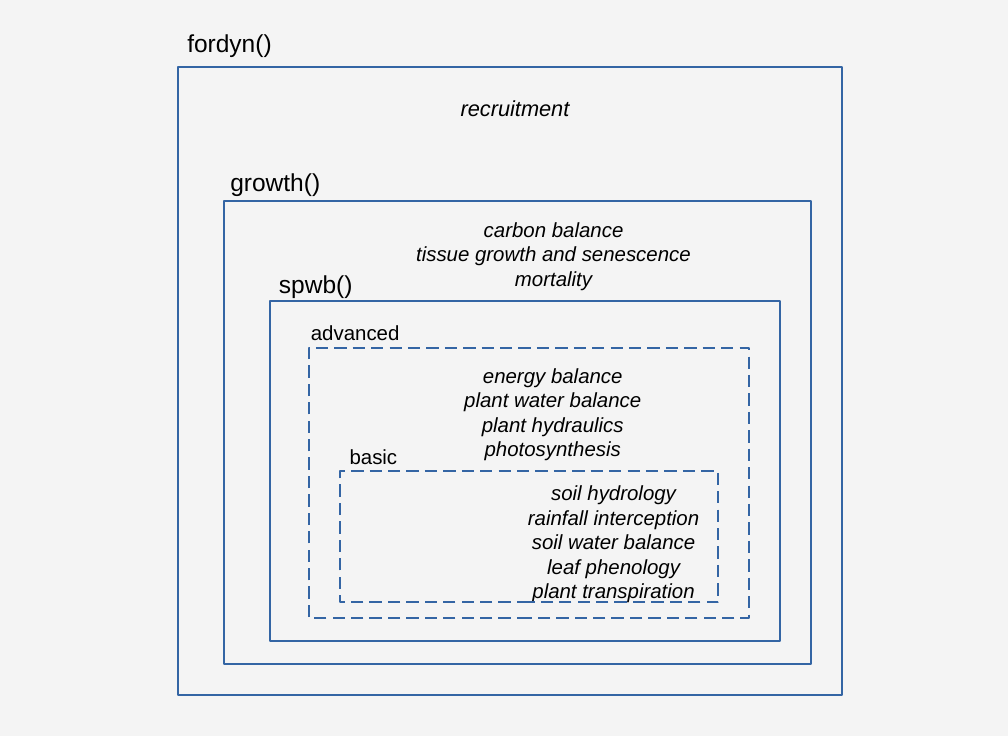
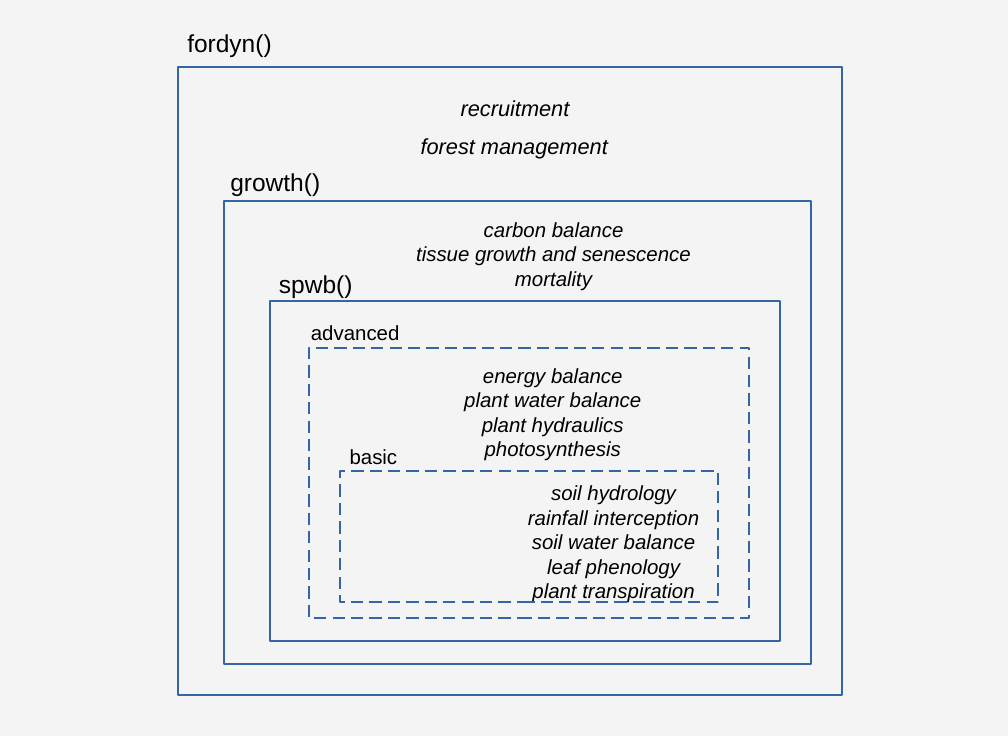
Before and after one commit to emf-creaf/medfatebook, a slide deck: slide 9 of Hydraulics.odp. Drawn at 1008x736 pixels with LibreOffice and Linux fonts; fonts in the diff are those of the drawing. Boxes give left, top, right and bottom in pixels: in the first picture for what was removed or moved away, otherwise in the second. Text is boxed around its words. In the diff, an @@ line names an element or a change of style, - is before the commit and + after.

```diff
--- a/Hydraulics.odp
+++ b/Hydraulics.odp
@@ text added at box(421, 138, 608, 159), 16 pt, text #000000, italic @@
+forest management
```
Also in this commit, not shown: 3 other slides changed, 3 other files.
